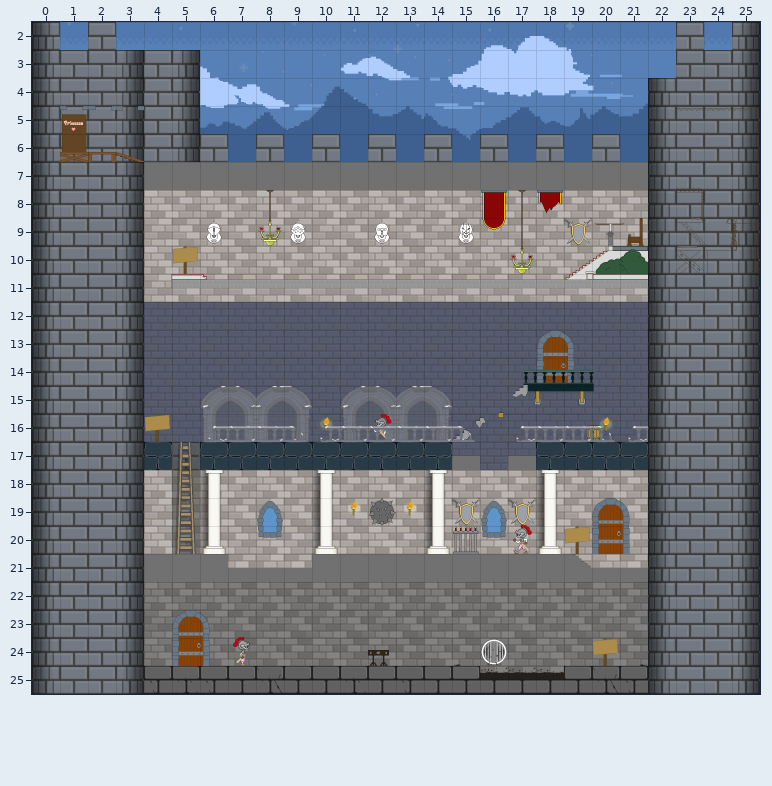
Tiled map: castle_game/Tiled/Tiled_castle_game.tmx. Above: the version before the commit.
Cells are 84x84 px. Shown: x 0..25, y 2..25.
Once edited:
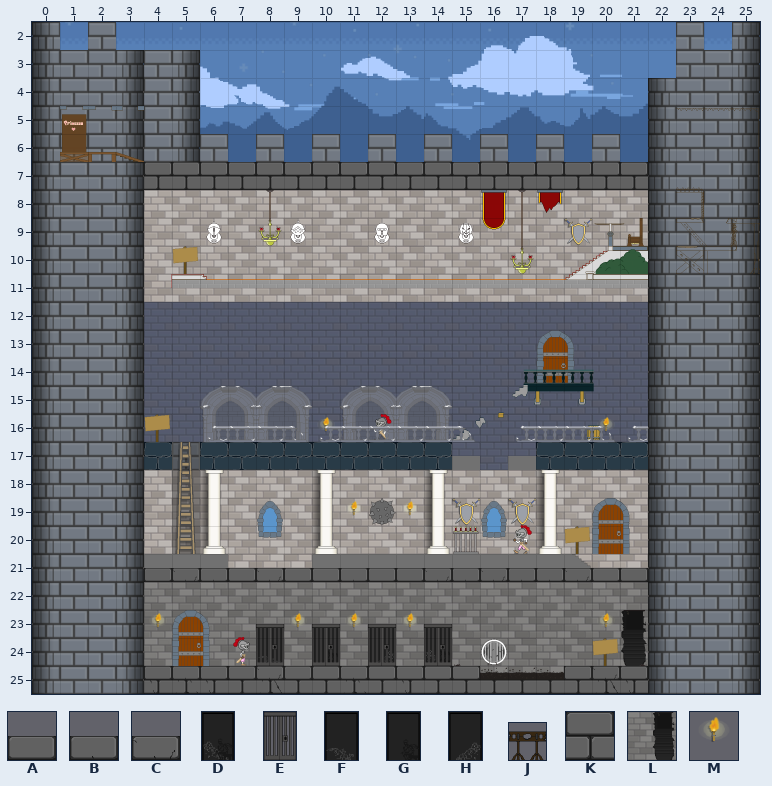
Key: from "plafond_prison": A 0, B 1, C 2; from "prison": D 0, E 2; from "prison2": F 0, G 1, H 2; from "prison64": J 1 "piloris"; from "sol_prison_dark": K 0; from "tile_fond": L 1 "porte_prison"; from "torche": M 0.
_ is an empty cell, # one hidden under a higher layer.
Tiles of an added or newly shown layer are drawn over the layers below it.
The author wrote: update prison si tu peux regarder et me dire si la porte du fond te convient (prison)
Diff:
{"where": "layer \"floor\""}
{"y":24,"x":20,"old":"_","new":"L"}
{"where": "layer \"prison\""}
{"y":21,"x":4,"old":"__________________","new":"ACBACAABAACBCBBCAA"}
{"y":23,"x":4,"old":"_","new":"M"}
{"y":23,"x":9,"old":"_","new":"M"}
{"y":23,"x":11,"old":"_","new":"M"}
{"y":23,"x":13,"old":"_","new":"M"}
{"y":23,"x":20,"old":"_","new":"M"}
{"y":24,"x":12,"old":"J","new":"#"}
{"y":24,"x":14,"old":"_","new":"D"}
{"where": "layer \"salle_du_trone\""}
{"y":7,"x":4,"old":"__________________","new":"KKKKKKKKKKKKKKKKKK"}
{"y":24,"x":8,"old":"_","new":"F"}
{"y":24,"x":10,"old":"_","new":"G"}
{"y":24,"x":12,"old":"_","new":"H"}
{"where": "layer \"cage\" (added)"}
{"y":24,"x":8,"old":"_","new":"E"}
{"y":24,"x":10,"old":"_","new":"E"}
{"y":24,"x":12,"old":"_","new":"E"}
{"y":24,"x":14,"old":"_","new":"E"}
{"label":"added","picture_box":[144,162,648,190]}
{"label":"added","picture_box":[144,568,648,582]}
{"label":"added","picture_box":[151,613,166,628]}
{"label":"changed","picture_box":[256,613,452,666]}
{"label":"added","picture_box":[592,610,648,666]}
